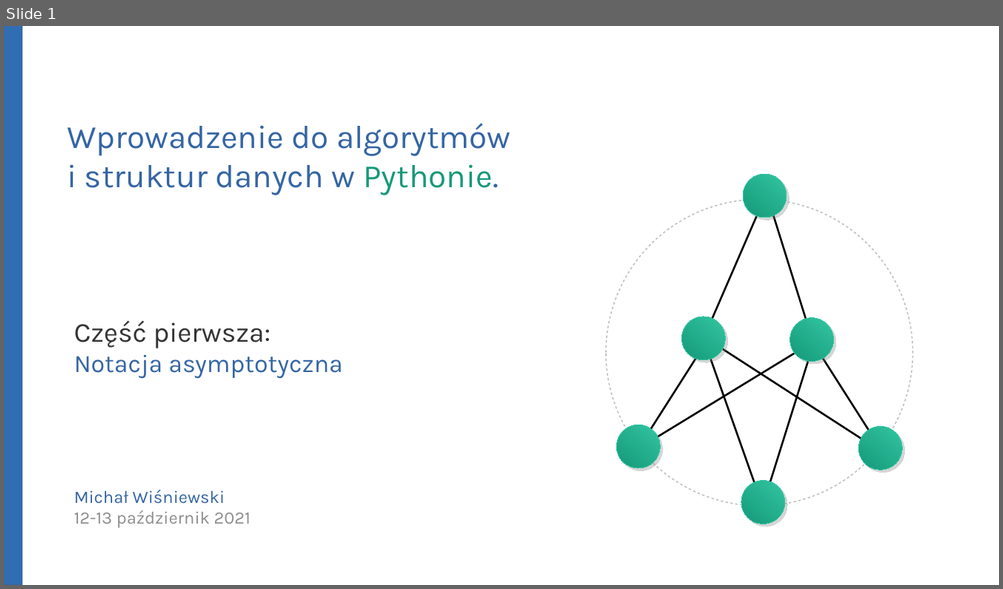
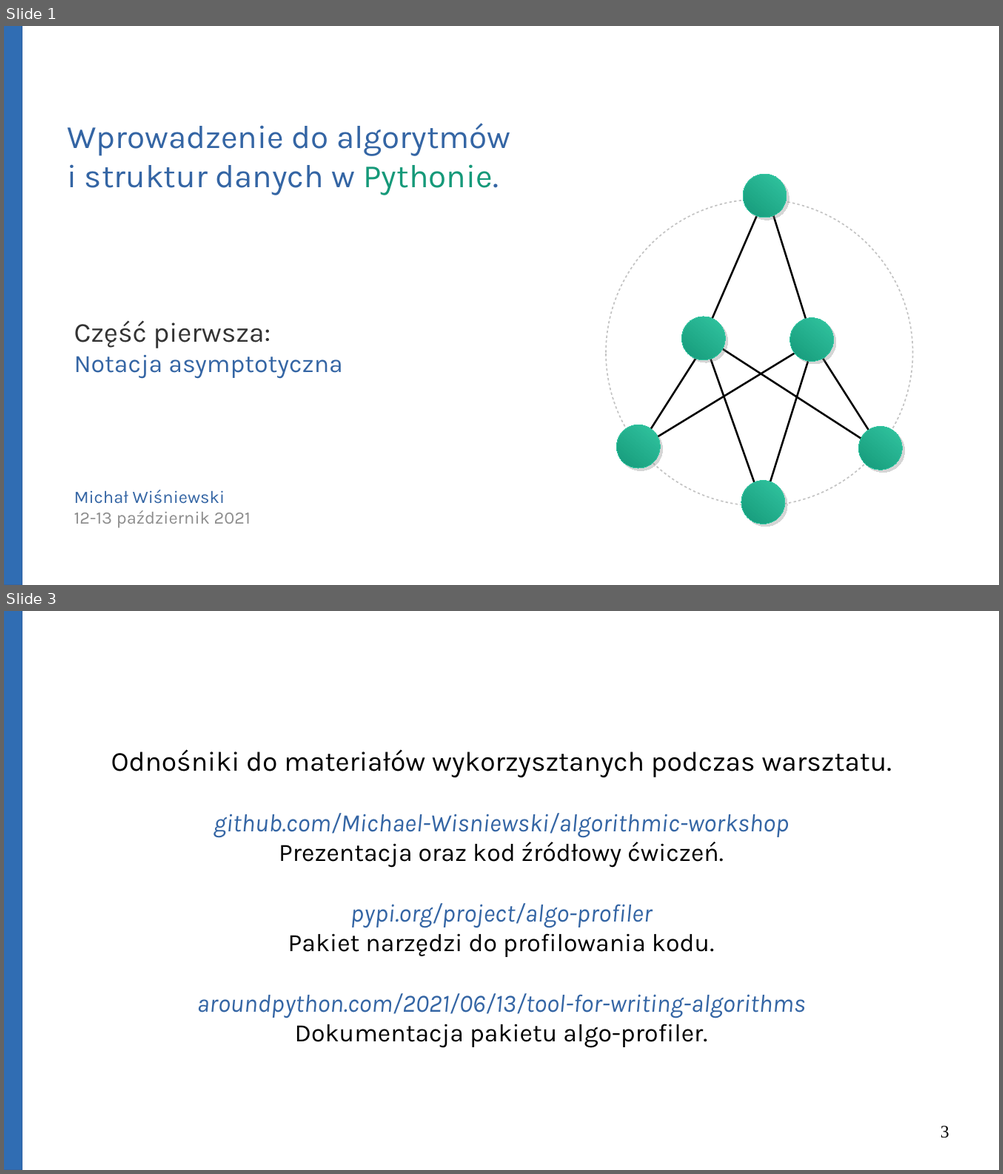
Before and after one commit to Michael-Wisniewski/algorithmic-workshop, a slide deck: gotowa.odp. Shown one above the other, each under a label of ours: slide 1 before the commit, slides 1 and 3 after it; the slides between them are not shown. The pictures are 1003x589 and 1003x1174 pixels, drawn with LibreOffice and Linux fonts; fonts in the diff are those of the drawing. Boxes give left, top, right and bottom in pixels: in the first picture for what was removed or moved away, otherwise in the second. Text is boxed around its words. In the diff, an @@ line names an element or a change of style, - is before the commit and + after.

```diff
--- a/gotowa.odp
+++ b/gotowa.odp
@@ slide 3 added at (x1=4, y1=611, x2=999, y2=1170), background #FFFFFF @@
@@ rectangle added at (x1=4, y1=611, x2=22, y2=1170), fill #306DB3, outline #3465A4 0 pt @@
@@ text added at (x1=111, y1=749, x2=892, y2=1048), 20 pt, text #000000 @@
+Odnośniki do materiałów wykorzysztanych podczas warsztatu.
+github.com/Michael-Wisniewski/algorithmic-workshop
+Prezentacja oraz kod źródłowy ćwiczeń.
+pypi.org/project/algo-profiler
+Pakiet narzędzi do profilowania kodu.
+aroundpython.com/2021/06/13/tool-for-writing-algorithms
+Dokumentacja pakietu algo-profiler.
@@ page number added at (x1=940, y1=1126, x2=949, y2=1139), 14 pt, text #000000 @@
+3
```
Also in this commit, not shown: 13 slides changed, 6 other slides added, 1 other file.
